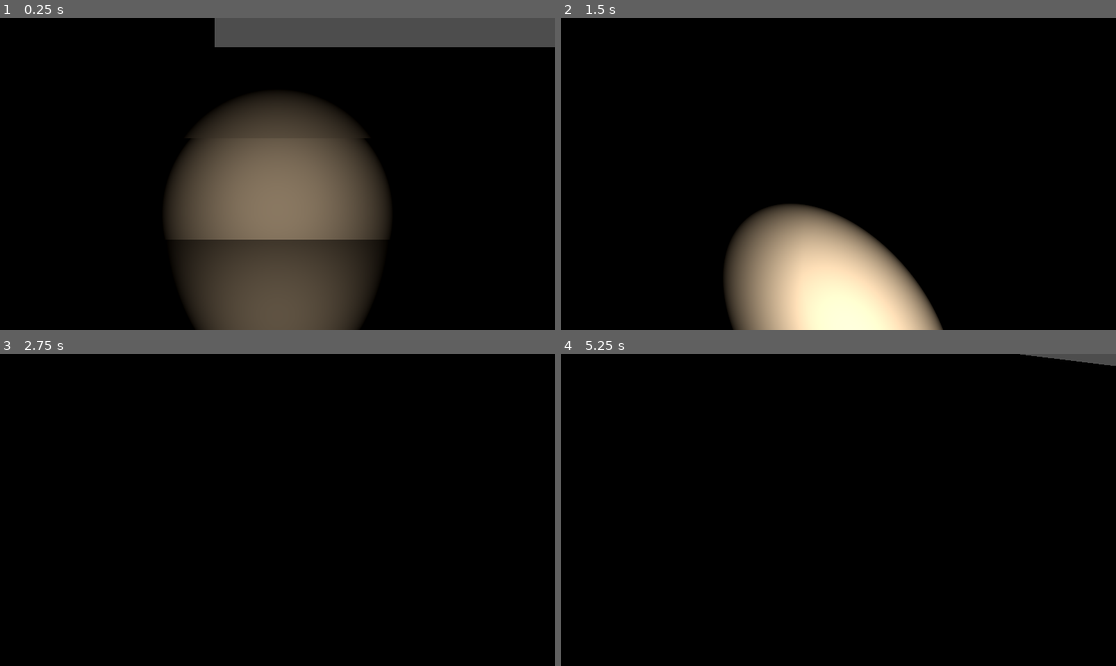
Above: before the commit, frames 1-4 (two rows, left to right).
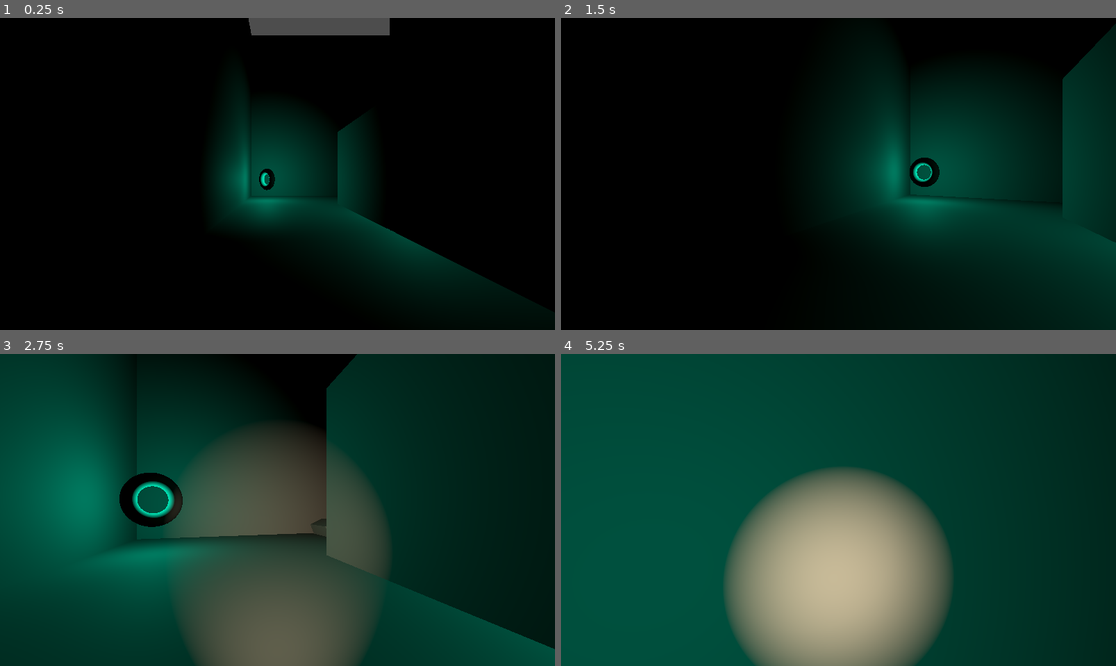
Above: after the commit, the same moments.

Repository: jenniferGuajardo/3500-Final-Project--Walking-in-the-Dark
Game: Godot game, scene res://1_aa_Hub.tscn
Two runs of this game, one before a commit and one after it. Both use one fixed random seed, a clock stepped at 60 frames per second and the inputs below. Before the commit the project starts from res://Second Iteration - Maze.tscn.
Inputs (mouse positions are in pixels of both pictures, inside the frame that each line leads up to):
- Up to frame 1 (0.25 s): no input
- Up to frame 2 (1.5 s): tap Enter (ui_accept) at 0.5, 0.77 s; move the mouse to (866, 174) at 0.52 s; hold W (forward) from 0.53 s (still down); click (866, 174) at 0.6 s; move the mouse to (810, 174) at 1.27 s; click (810, 174) at 1.35 s
- Up to frame 3 (2.75 s): keep holding W (forward); tap Enter (ui_accept) at 1.52 s; move the mouse to (288, 503) at 2.02 s; click (288, 503) at 2.1 s
- Up to frame 4 (5.25 s): keep holding W (forward); move the mouse to (832, 516) at 2.77 s; click (832, 516) at 2.85 s; tap Enter (ui_accept) at 3.02, 3.77, 4.52 s; move the mouse to (877, 513) at 3.52 s; click (877, 513) at 3.6 s; move the mouse to (794, 506) at 4.27 s; click (794, 506) at 4.35 s; move the mouse to (844, 510) at 5.02 s; click (844, 510) at 5.1 s

The runs differ from the first frame. In frame 1, 32% of the frame differs, in the area x 29-100%, y 0-100%; in frame 2, 46%; in frame 3, 94%; in frame 4, 100%, in the area x 0-100%, y 0-100%.

Commit message:
Final Submission
Here is the final build of the game, along with the write-up. It's been a pleasure to be in this class.

Diff:
--- a/Final Project/project.godot
+++ b/Final Project/project.godot
@@ -11,7 +11,7 @@
 [application]
 
 config/name="Final Project"
-run/main_scene="res://Second Iteration - Maze.tscn"
+run/main_scene="res://1_aa_Hub.tscn"
 config/features=PackedStringArray("4.2", "Forward Plus")
 config/icon="res://icon.svg"
 
Not shown, changed: Final Project/pleasant-atmosphere-153275.mp3.import
Not shown, added: Final Project/.Guajardo - 3500 Final Project Write-Up.docx
